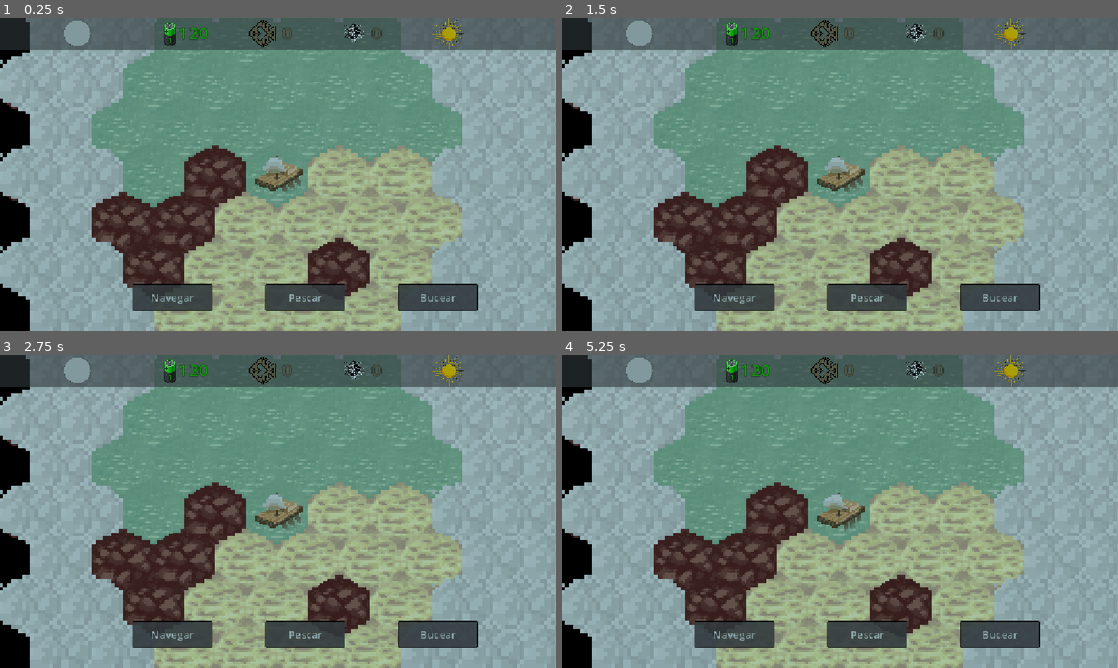
Above: before the commit, frames 1-4 (two rows, left to right).
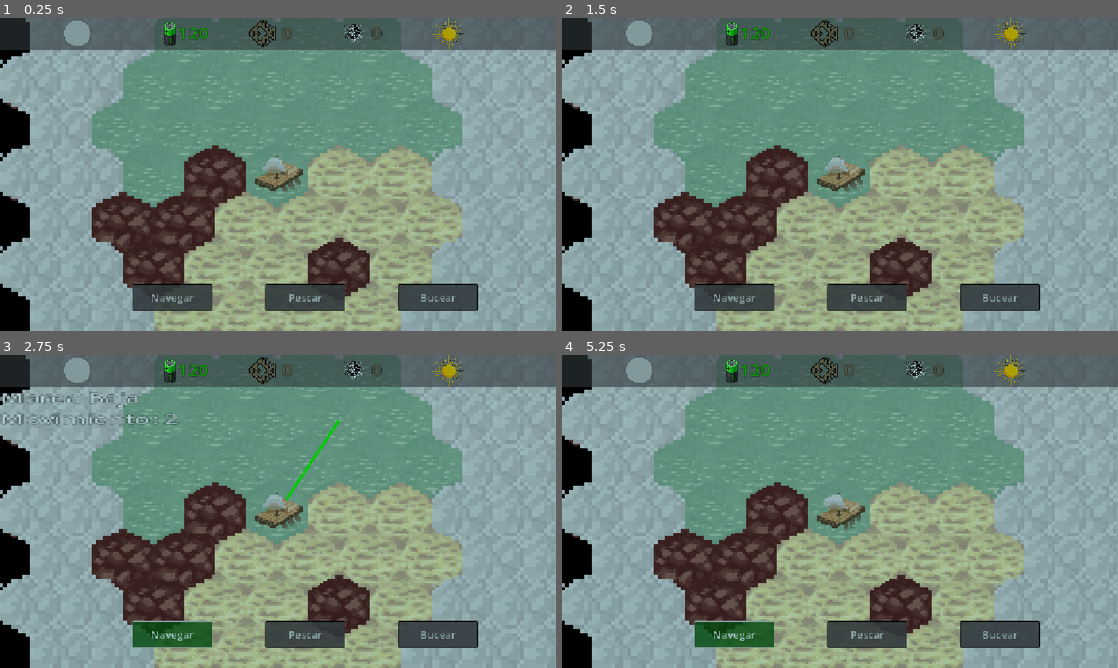
Above: after the commit, the same moments.

Repository: dabantoibarguen/Mullu-PGJ2026
Game: Godot game, scene res://navegacion/navegacion.tscn
The game is run twice, just before and just after one commit, with the same random seed, the same clock (stepped at 60 frames per second) and the same inputs. The engine's default icon, where the game draws it, is replaced by a stand-in: a white triangle on a blue panel in a dark square.
Inputs (mouse positions are in pixels of both pictures, inside the frame that each line leads up to):
- Up to frame 1 (0.25 s): no input
- Up to frame 2 (1.5 s): tap Enter at 0.5 s; move the mouse to (962, 158) at 0.52 s; hold Right (ui_right) 0.53-1.28 s; tap Space at 0.6, 0.77, 1.07, 1.35 s; move the mouse to (728, 190) at 1.27 s; hold Down (ui_down) from 1.28 s (still down)
- Up to frame 3 (2.75 s): tap Space at 1.52, 1.82, 2.1 s; move the mouse to (333, 442) at 2.02 s; release Down (ui_down) at 2.03 s; hold Right (ui_right) from 2.03 s (still down)
- Up to frame 4 (5.25 s): move the mouse to (812, 574) at 2.77 s; release Right (ui_right) at 2.78 s; hold Up (ui_up) 2.78-3.53 s; tap Space at 2.85, 3.02, 3.32, 3.6, 3.77, 4.07, 4.35, 4.52, 4.82, 5.1 s; move the mouse to (1006, 558) at 3.52 s; hold Left (ui_left) 3.53-5.03 s; move the mouse to (673, 464) at 4.27 s; move the mouse to (867, 511) at 5.02 s; hold Down (ui_down) from 5.03 s (still down)

The runs differ from the first frame. In frame 1, 0.7% of the frame differs, in the area x 23-83%, y 10-59%; in frame 2, 0.4%; in frame 3, 3.2%, in the area x 0-83%, y 10-94%; in frame 4, 2.1%.

Commit message:
Spacebar shortcut para navegar

Diff:
--- a/navegacion/control-navegacion.gd
+++ b/navegacion/control-navegacion.gd
@@ -10,7 +10,7 @@
 var mullu = 0
 
 var temperatura = 0
-var hora = 0
+var hora = "Mañana"
 var profundidad # Sacar esto del tile del barco
 
 var energy: int = 120:
@@ -18,10 +18,8 @@
 		energy = e
 		menu.update_energy(e)
 		if(energy <= 40 and hora == "Tarde"):
-			hora = "Noche"
 			cambio_noche()
 		elif(energy <= 80 and hora == "Mañana"):
-			hora = "Tarde"
 			cambio_tarde()
 # 80-120 mañana
 # 40-79 tarde
@@ -45,7 +43,7 @@
 	nLight.visible = false
 
 func cambio_noche():
-	hora = 2
+	hora = "Noche"
 	mLight.visible = false
 
 	var tween = create_tween()
--- a/navegacion/navegar.gd
+++ b/navegacion/navegar.gd
@@ -10,7 +10,7 @@
 @onready var tree = get_tree()
 @onready var navMenu = %NavMenu
 
-var tile_cost = 10
+var tile_cost = 5
 # Update with blessings and/or other perks
 var tile_type
 
@@ -107,7 +107,11 @@
 						boat.label.text = "Energia insuficiente"
 					else:
 						boat.label.text = "Invalido"
-
+	elif ev is InputEventKey and ev.is_pressed():
+		if ev.keycode == KEY_SPACE:
+			navegar()
+			var navigationButton = navMenu.navBtn
+			navigationButton.button_pressed = !navigationButton.button_pressed
 
 func pause_nav():
 	standby = true
